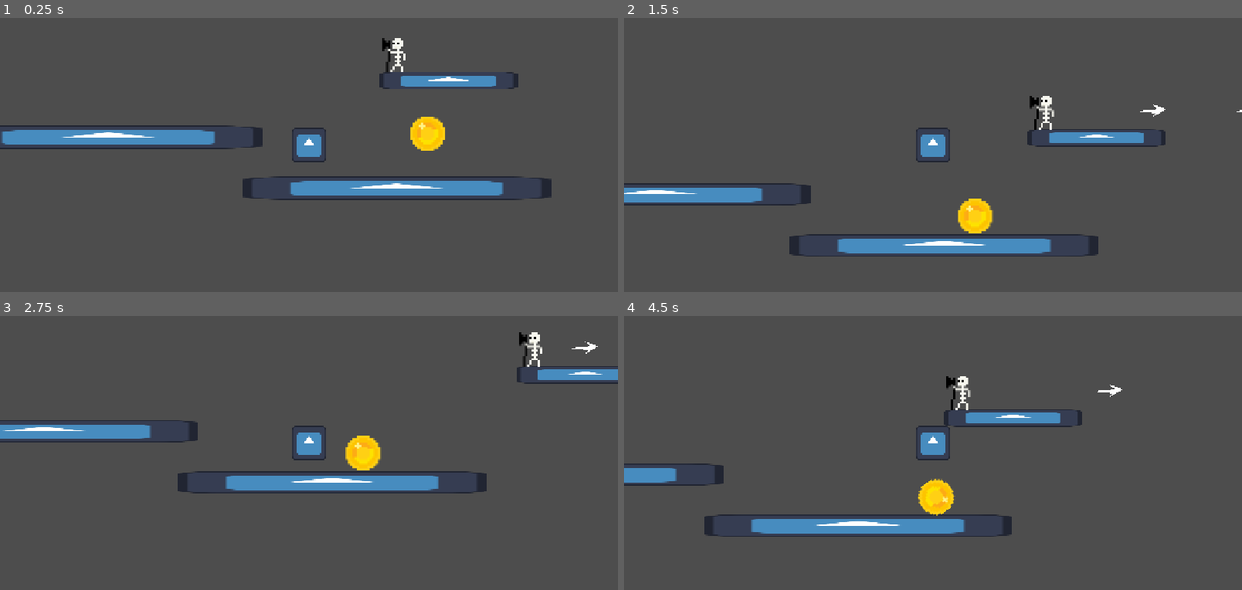
Above: before the commit, frames 1-4 (two rows, left to right).
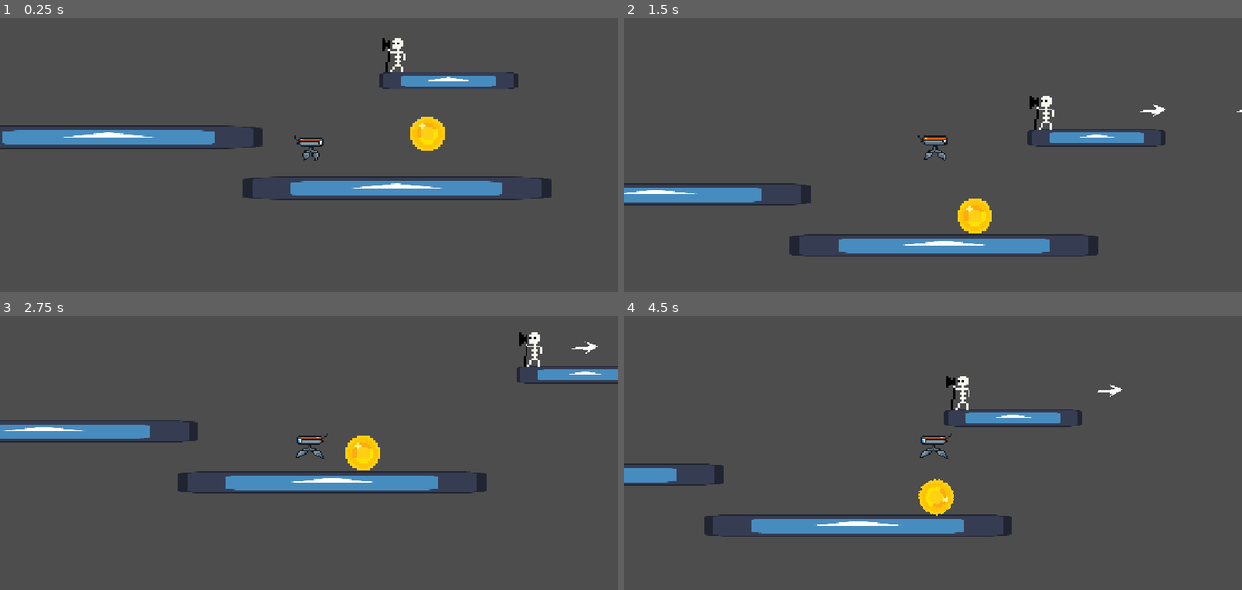
Above: after the commit, the same moments.

Repository: InnDieGames/godot-platformer
Game: Godot game, scene res://Level.tscn
Two runs of this game, one before a commit and one after it. Both use one fixed random seed, a clock stepped at 60 frames per second and the inputs below. The engine's default icon, where the game draws it, is replaced by a stand-in: a white triangle on a blue panel in a dark square.
Inputs:
- Up to frame 1 (0.25 s): no input
- Up to frame 2 (1.5 s): tap Enter (ui_accept) at 0.5, 0.77 s; hold Right (ui_right) from 0.53 s (still down)
- Up to frame 3 (2.75 s): tap Enter (ui_accept) at 1.52 s; release Right (ui_right) at 2.03 s; hold Left (ui_left) from 2.03 s (still down)
- Up to frame 4 (4.5 s): release Left (ui_left) at 2.78 s; hold Right (ui_right) 2.78-4.28 s; tap Enter (ui_accept) at 3.02, 3.77 s; hold Left (ui_left) from 4.28 s (still down)

The runs differ from the first frame. In frame 1, 0.7% of the frame differs, in the area x 0-82%, y 7-65%; in frame 2, 0.6%; in frame 3, 0.7%, in the area x 0-98%, y 6-64%; in frame 4, 0.7%.

Commit message:
animated player

Diff:
--- a/Player.tscn
+++ b/Player.tscn
@@ -2,14 +2,71 @@
 
 [ext_resource type="Script" uid="uid://bbxndd8s1xl2x" path="res://player.gd" id="1_kpjcp"]
 [ext_resource type="Texture2D" uid="uid://dyn44k75igsrg" path="res://icon.svg" id="2_kne1u"]
+[ext_resource type="Texture2D" uid="uid://cf4br620otcaw" path="res://images/robot.png" id="3_kne1u"]
 
 [sub_resource type="RectangleShape2D" id="RectangleShape2D_jj4vh"]
 size = Vector2(122, 124)
+
+[sub_resource type="AtlasTexture" id="AtlasTexture_e80uo"]
+atlas = ExtResource("3_kne1u")
+region = Rect2(0, 32, 32, 32)
+
+[sub_resource type="AtlasTexture" id="AtlasTexture_cxr5p"]
+atlas = ExtResource("3_kne1u")
+region = Rect2(32, 32, 32, 32)
+
+[sub_resource type="AtlasTexture" id="AtlasTexture_tdg3f"]
+atlas = ExtResource("3_kne1u")
+region = Rect2(64, 32, 32, 32)
+
+[sub_resource type="AtlasTexture" id="AtlasTexture_dtqjt"]
+atlas = ExtResource("3_kne1u")
+region = Rect2(0, 64, 32, 32)
+
+[sub_resource type="AtlasTexture" id="AtlasTexture_5ncpa"]
+atlas = ExtResource("3_kne1u")
+region = Rect2(32, 64, 32, 32)
+
+[sub_resource type="AtlasTexture" id="AtlasTexture_wi0c6"]
+atlas = ExtResource("3_kne1u")
+region = Rect2(64, 64, 32, 32)
+
+[sub_resource type="SpriteFrames" id="SpriteFrames_kjfh8"]
+animations = [{
+"frames": [{
+"duration": 1.0,
+"texture": SubResource("AtlasTexture_e80uo")
+}, {
+"duration": 1.0,
+"texture": SubResource("AtlasTexture_cxr5p")
+}, {
+"duration": 1.0,
+"texture": SubResource("AtlasTexture_tdg3f")
+}],
+"loop": 1,
+"name": &"left",
+"speed": 5.0
+}, {
+"frames": [{
+"duration": 1.0,
+"texture": SubResource("AtlasTexture_dtqjt")
+}, {
+"duration": 1.0,
+"texture": SubResource("AtlasTexture_5ncpa")
+}, {
+"duration": 1.0,
+"texture": SubResource("AtlasTexture_wi0c6")
+}],
+"loop": 1,
+"name": &"right",
+"speed": 5.0
+}]
 
 [node name="CharacterBody2D" type="CharacterBody2D" unique_id=2126813668]
 script = ExtResource("1_kpjcp")
 
 [node name="Sprite2D2" type="Sprite2D" parent="." unique_id=1833004867]
+visible = false
 texture = ExtResource("2_kne1u")
 
 [node name="CollisionShape2D" type="CollisionShape2D" parent="." unique_id=76000263]
@@ -18,3 +75,10 @@
 [node name="Camera2D" type="Camera2D" parent="." unique_id=938161814]
 offset = Vector2(0, -100)
 zoom = Vector2(0.5, 0.5)
+
+[node name="AnimatedSprite2D" type="AnimatedSprite2D" parent="." unique_id=1698140509]
+position = Vector2(4.9999995, -18.999998)
+scale = Vector2(5, 5)
+sprite_frames = SubResource("SpriteFrames_kjfh8")
+animation = &"right"
+frame_progress = 0.039387025
--- a/player.gd
+++ b/player.gd
@@ -1,9 +1,10 @@
 extends CharacterBody2D
-
 
 const SPEED = 300.0
 const JUMP_VELOCITY = -750.0
 const GAME_OVER_THRESHOLD = 5e3
+
+@onready var _animated_sprite = $AnimatedSprite2D
 
 func gravity(delta: float):
 	# Add the gravity.
@@ -22,6 +23,13 @@
 		velocity.x = direction * SPEED
 	else:
 		velocity.x = move_toward(velocity.x, 0, SPEED)
+
+	if direction > 0:
+		_animated_sprite.play("right")
+	elif direction < 0:
+		_animated_sprite.play("left")
+	else:
+		_animated_sprite.stop()
 
 func collisions():
 	for i in get_slide_collision_count():
--- a/project.godot
+++ b/project.godot
@@ -65,6 +65,7 @@
 
 [rendering]
 
+textures/canvas_textures/default_texture_filter=0
 rendering_device/driver.windows="d3d12"
 renderer/rendering_method="gl_compatibility"
 renderer/rendering_method.mobile="gl_compatibility"
Binary file added: images/robot.png
Not shown, added: images/robot.png.import
